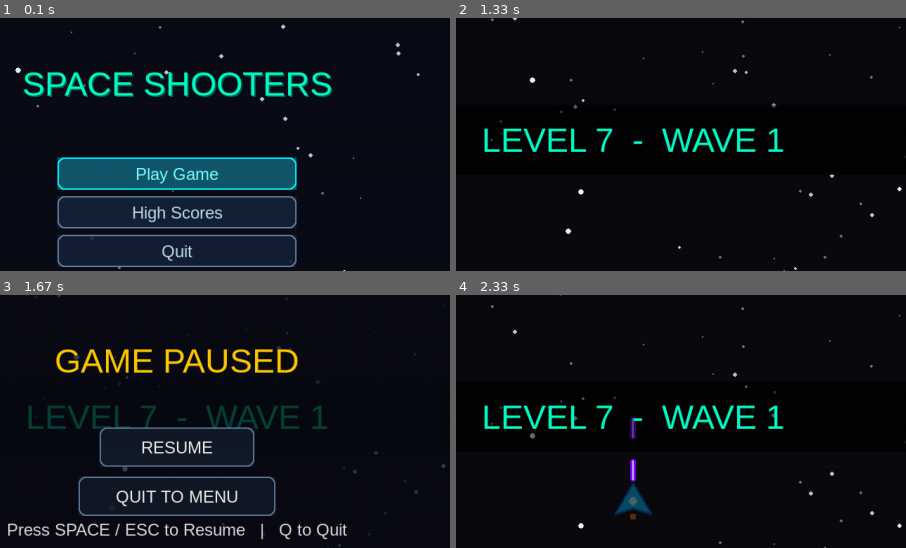
Above: before the commit, frames 1-4 (two rows, left to right).
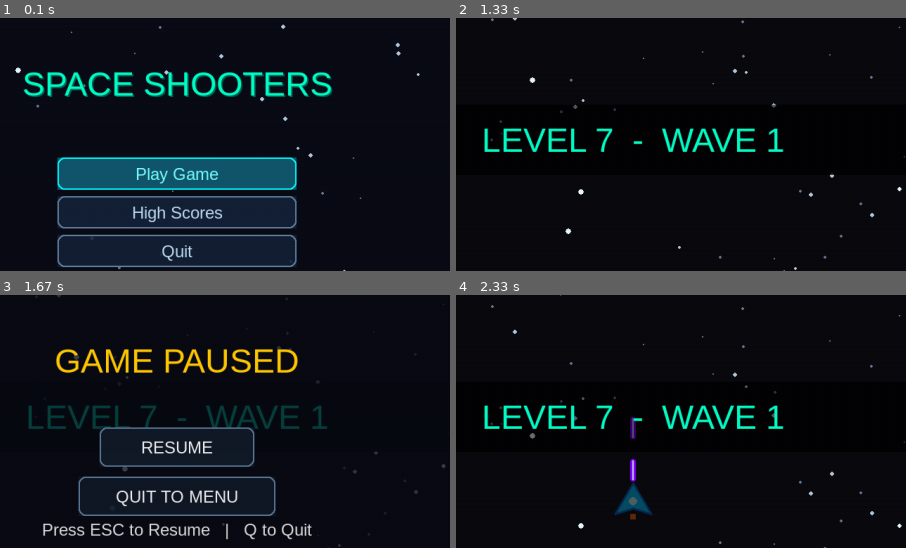
Above: after the commit, the same moments.

Repository: abdulqudoos181005/learning_pygame
Game: pygame game, started from src/game.py
The game is run twice, just before and just after one commit, with the same random seed, the same clock (stepped at 60 frames per second) and the same inputs.
Inputs (mouse positions are % of the whole screen's width and height, from its top left):
- Up to frame 1 (0.1 s): no input
- Up to frame 2 (1.33 s): tap Enter at 0.33, 0.67 s; press the mouse at (34, 52) at 1.03 s; move the mouse to (55, 52) at 1.13 s; release the mouse at (76, 51) at 1.27 s
- Up to frame 3 (1.67 s): hold Esc from 1.33 s (still down); hold Up from 1.33 s (still down); move the mouse to (62, 47) at 1.37 s
- Up to frame 4 (2.33 s): release Esc at 1.8 s; release Up at 1.8 s; hold Esc from 1.88 s (still down); hold Up from 1.88 s (still down); tap Space at 1.95, 2.25 s
The pictures show only the part of the screen within x 30-80%, y 20-70%; the shares and areas given below are measured in that part.

Frames 1-2 are identical in both runs. In frame 3, 2.2% of the frame differs, in the area x 1-78%, y 90-97%; in frame 4, nothing differs.

Commit message:
QT and QA ensured

Diff:
--- a/src/states.py
+++ b/src/states.py
@@ -132,8 +132,8 @@
                 elif event.key == pg.K_DOWN or event.key == pg.K_s:
                     self.selected_index = (self.selected_index + 1) % len(self.options)
                     self.hovered_index = None
-                # ENTER or SPACE selects the currently highlighted option
-                elif event.key == pg.K_RETURN or event.key == pg.K_SPACE:
+                # ENTER selects the currently highlighted option
+                elif event.key == pg.K_RETURN:
                     self.click_index = self.selected_index
                     self.click_timer = 0.12
                     self._select_option(self.selected_index)
@@ -284,7 +284,7 @@
                     self._move_selection(-1)
                 elif event.key in (pg.K_RIGHT, pg.K_d):
                     self._move_selection(1)
-                elif event.key in (pg.K_RETURN, pg.K_SPACE):
+                elif event.key == pg.K_RETURN:
                     # Keyboard Enter can only launch a level if the mouse is currently hovering a tile.
                     if self.hovered_index is not None:
                         level_num = self.buttons[self.hovered_index]["level"]
@@ -957,8 +957,8 @@
                             self.game.change_state(MenuState(self.game))
                         return
             elif event.type == pg.KEYDOWN:
-                # ESC or SPACE returns back to the active gameplay state
-                if event.key == pg.K_ESCAPE or event.key == pg.K_SPACE:
+                # ESC returns back to the active gameplay state
+                if event.key == pg.K_ESCAPE:
                     self.game.change_state(self.previous_state)
                 # Q returns to the main menu
                 elif event.key == pg.K_q:
@@ -999,7 +999,7 @@
                 pulse=self.anim_timer * 10 + idx,
             )
 
-        hint = self.game.assets.font.render("Press SPACE / ESC to Resume   |   Q to Quit", True, (220, 220, 220))
+        hint = self.game.assets.font.render("Press ESC to Resume   |   Q to Quit", True, (220, 220, 220))
         hint_rect = hint.get_rect(center=(self.game.width // 2, self.game.height // 2 + 120))
         screen.blit(hint, hint_rect)
 
@@ -1225,7 +1225,7 @@
             pulse=self.timer * 8,
         )
 
-        hint = self.game.assets.font.render("Click VIEW LEADERBOARD or press ENTER / SPACE", True, (100, 130, 150))
+        hint = self.game.assets.font.render("Click VIEW LEADERBOARD or press ENTER", True, (100, 130, 150))
         hint_rect = hint.get_rect(center=(self.game.width // 2, self.game.height - 100))
         screen.blit(hint, hint_rect)
 
@@ -1250,7 +1250,7 @@
                     self.game.change_state(MenuState(self.game))
                     return
             elif event.type == pg.KEYDOWN:
-                if event.key in (pg.K_ESCAPE, pg.K_RETURN, pg.K_SPACE):
+                if event.key in (pg.K_ESCAPE, pg.K_RETURN):
                     self.game.change_state(MenuState(self.game))
 
     def update(self, dt):
@@ -1297,6 +1297,6 @@
             screen.blit(score_surf, (self.game.width // 2 + 100, y_pos))
 
         # Return instructions
-        hint = self.game.assets.font.render("Hover the MENU button, then click it, or press ESC/SPACE", True, (100, 120, 140))
+        hint = self.game.assets.font.render("Hover the MENU button, then click it, or press ESC", True, (100, 120, 140))
         hint_rect = hint.get_rect(center=(self.game.width // 2, self.game.height - 80))
         screen.blit(hint, hint_rect)
